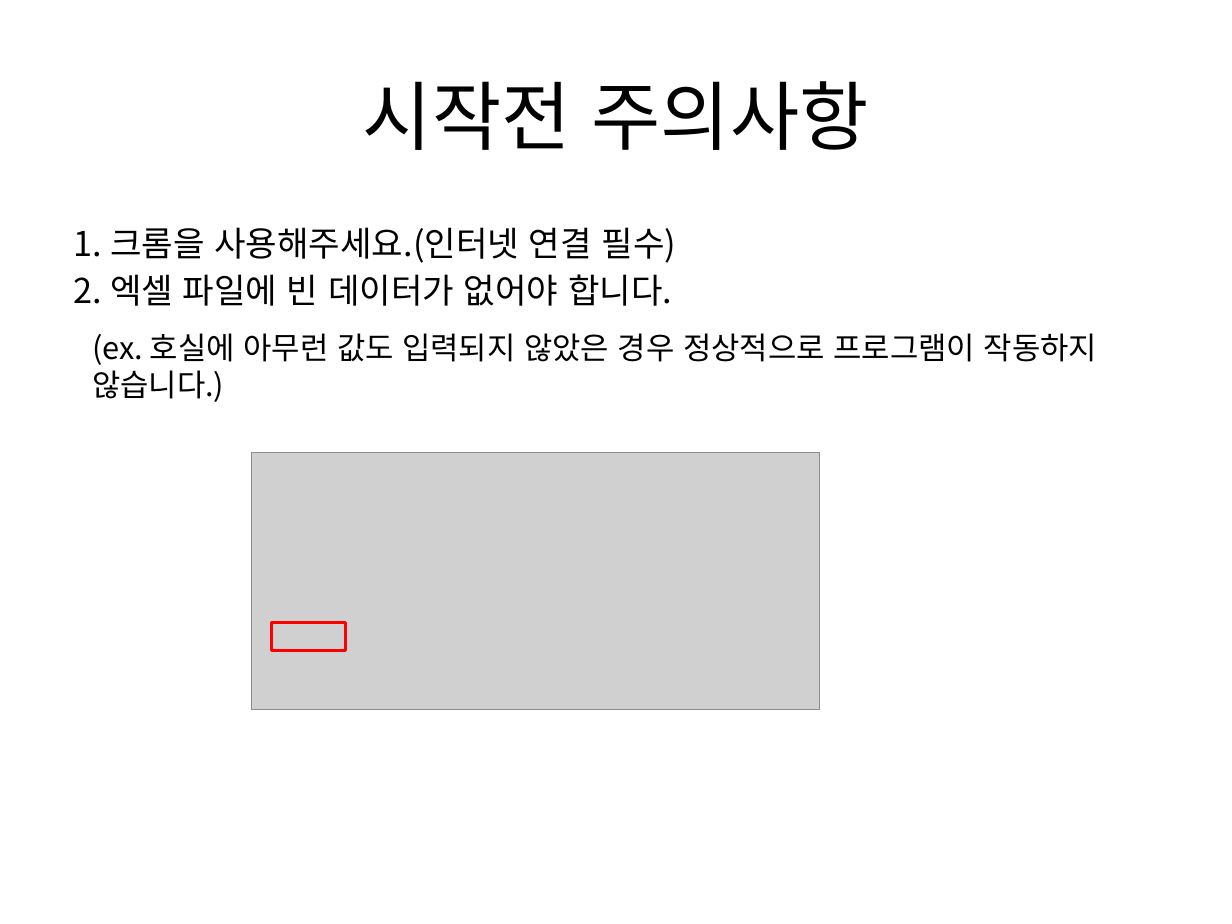
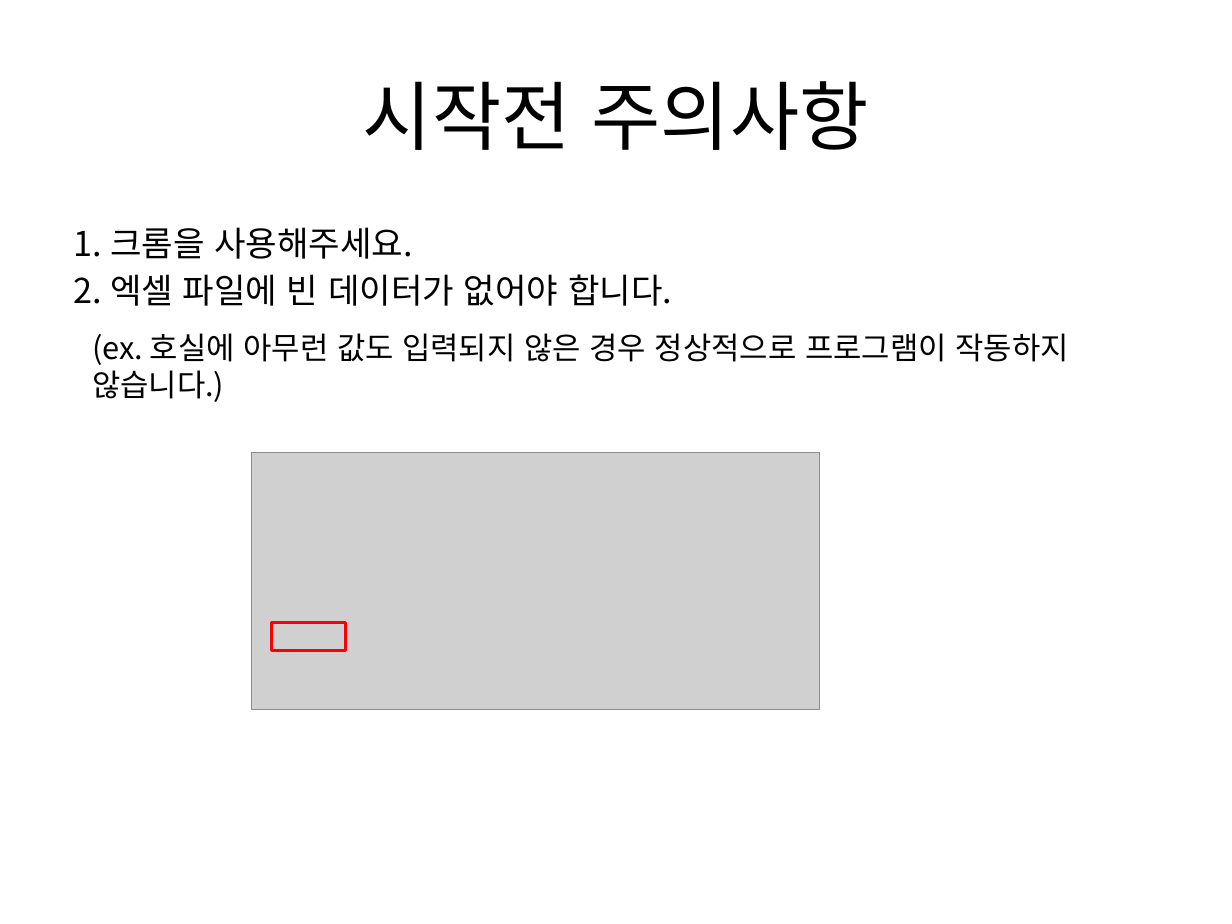
Before and after one commit to HanSangKkyu/excel-to-history, a slide deck: slide 2 of history 입력기 사용법.pptx. Drawn at 1232x924 pixels with LibreOffice and Linux fonts; fonts in the diff are those of the drawing; grey boxes stand for pictures. Boxes give left, top, right and bottom in pixels: in the first picture for what was removed or moved away, otherwise in the second. Text is boxed around its words. In the diff, an @@ line names an element or a change of style, - is before the commit and + after.

Commit message:
설명추가 인터넷 연결없이 동작하게 만들었다

```diff
--- a/history 입력기 사용법.pptx
+++ b/history 입력기 사용법.pptx
@@ text at (74,227,413,259): text changed @@
-1. 크롬을 사용해주세요.(인터넷 연결 필수)
+1. 크롬을 사용해주세요.
@@ text at (92,333,1068,402): text changed @@
-(ex. 호실에 아무런 값도 입력되지 않았은 경우 정상적으로 프로그램이 작동하지 않습니다.)
+(ex. 호실에 아무런 값도 입력되지 않은 경우 정상적으로 프로그램이 작동하지 않습니다.)
```
Also in this commit, not shown: 5 other files.
